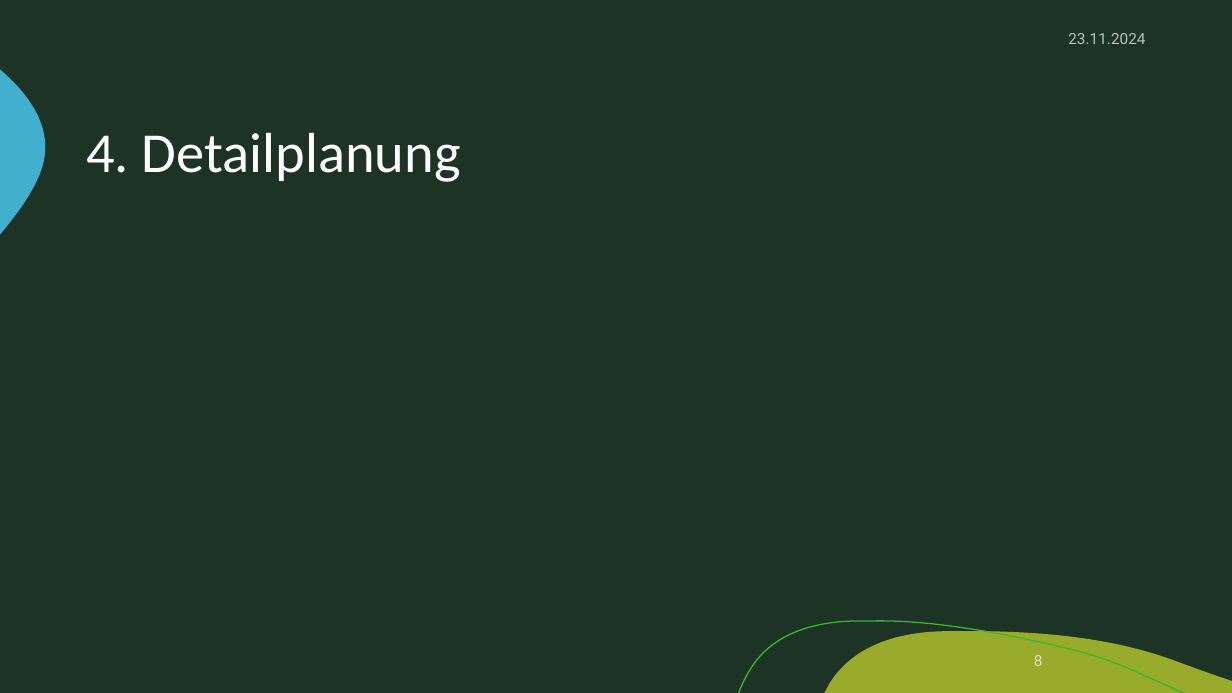
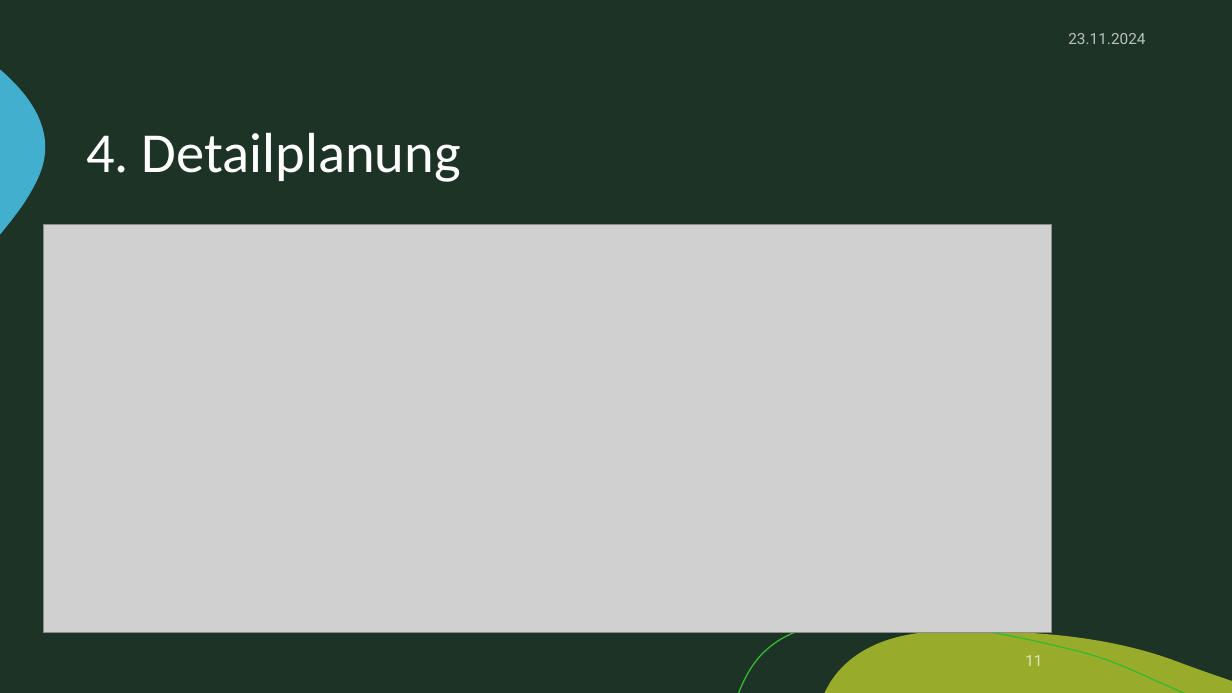
Before and after one commit to zIExpantion/ZumGelbenBach, a slide deck: slide 11 of Dokumente/Sprint-Backlog/Sprint-Backlog1.pptx (slide 8 before the commit). Drawn at 1232x693 pixels with LibreOffice and Linux fonts; fonts in the diff are those of the drawing; grey boxes stand for pictures; background and template pictures are left out. Boxes give left, top, right and bottom in pixels: in the first picture for what was removed or moved away, otherwise in the second. Text is boxed around its words. In the diff, an @@ line names an element or a change of style, - is before the commit and + after.

```diff
--- a/Dokumente/Sprint-Backlog/Sprint-Backlog1.pptx
+++ b/Dokumente/Sprint-Backlog/Sprint-Backlog1.pptx
@@ picture added at [43,225,1053,632] @@
@@ picture added at [696,587,872,632] @@
@@ page number at [1025,655,1042,666]: text changed @@
-8
+11
```
Also in this commit, not shown: 5 slides added, 3 other files.
